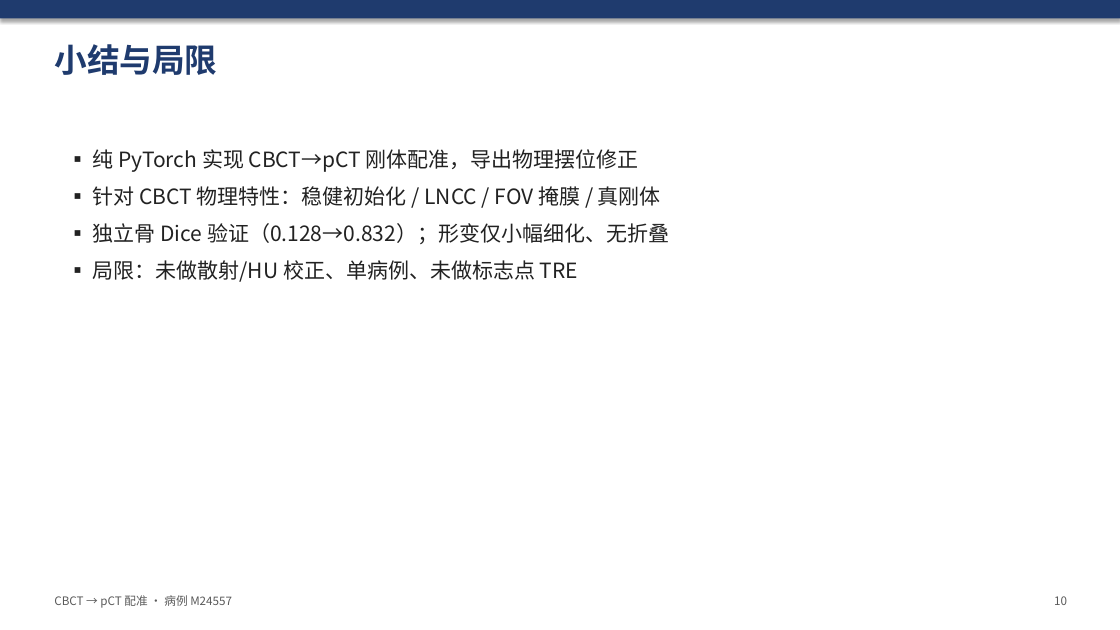
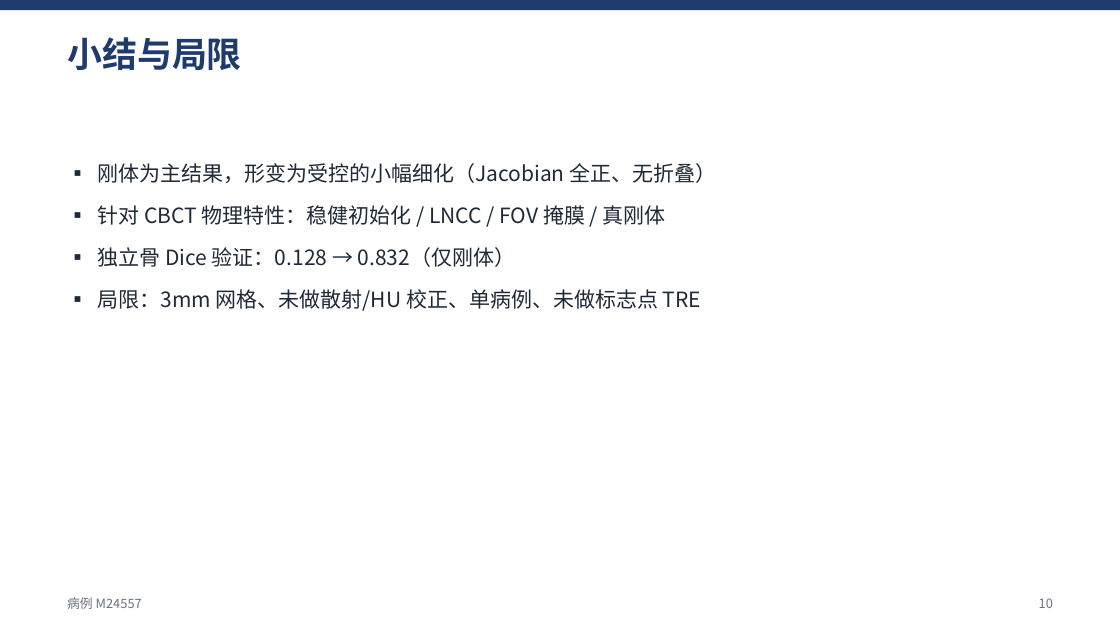
Before and after one commit to develop-yang/Task, a slide deck: slide 10 of results_sample/CBCT_pCT_配准汇报.pptx. Drawn at 1120x630 pixels with LibreOffice and Linux fonts; fonts in the diff are those of the drawing. Boxes give left, top, right and bottom in pixels: in the first picture for what was removed or moved away, otherwise in the second. Text is boxed around its words. In the diff, an @@ line names an element or a change of style, - is before the commit and + after.

```diff
--- a/results_sample/CBCT_pCT_配准汇报.pptx
+++ b/results_sample/CBCT_pCT_配准汇报.pptx
@@ rectangle: place and size @@
-rectangle at [0,0,1120,18]
+rectangle at [0,0,1120,10]
@@ rectangle at [0,0,1120,10]: shadow off @@
@@ text "小结与局限": place and size @@
-text "小结与局限" at [54,44,217,75]
+text "小结与局限" at [67,37,242,70]
@@ text "小结与局限" at [67,37,242,70]: size 28 to 30 pt @@
@@ text "▪ 刚体为主结果，形变为受控的小幅细化（Jacobian 全正、无折叠）": place and size @@
-text "▪ 刚体为主结果，形变为受控的小幅细化（Jacobian 全正、无折叠）" at [93,149,669,282]
+text "▪ 刚体为主结果，形变为受控的小幅细化（Jacobian 全正、无折叠）" at [97,163,717,311]
@@ text at [97,163,717,183]: text changed; text colour #222222 to #1F2937 @@
-▪ 纯 PyTorch 实现 CBCT→pCT 刚体配准，导出物理摆位修正
+▪ 刚体为主结果，形变为受控的小幅细化（Jacobian 全正、无折叠）
@@ text at [97,205,666,225]: text colour #222222 to #1F2937 in "▪ 针对 CBCT 物理特性：稳健初始化 / LNCC / ..."; line spacing 1 to 1.2 @@
@@ text at [97,247,701,311]: text changed; text colour #222222 to #1F2937 @@
-▪ 独立骨 Dice 验证（0.128→0.832）；形变仅小幅细化、无折叠
-▪ 局限：未做散射/HU 校正、单病例、未做标志点 TRE
+▪ 独立骨 Dice 验证：0.128 → 0.832（仅刚体）
+▪ 局限：3mm 网格、未做散射/HU 校正、单病例、未做标志点 TRE
@@ text at [67,597,142,609]: text changed; size 10 to 11 pt; text colour #5A5A5A to #6B7280 @@
-CBCT → pCT 配准 · 病例 M24557
+病例 M24557
@@ text "10": place and size @@
-text "10" at [1054,596,1067,605]
+text "10" at [1039,598,1053,608]
@@ text "10" at [1039,598,1053,608]: size 10 to 11 pt, text colour #5A5A5A to #6B7280 @@
```
Also in this commit, not shown: 9 other slides changed, 8 other files.
